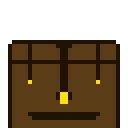
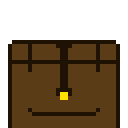
Comparing the layer stacks of the two w=128, h=128 images. Changes:
painted on "Background" over (28, 72, 100, 120)
